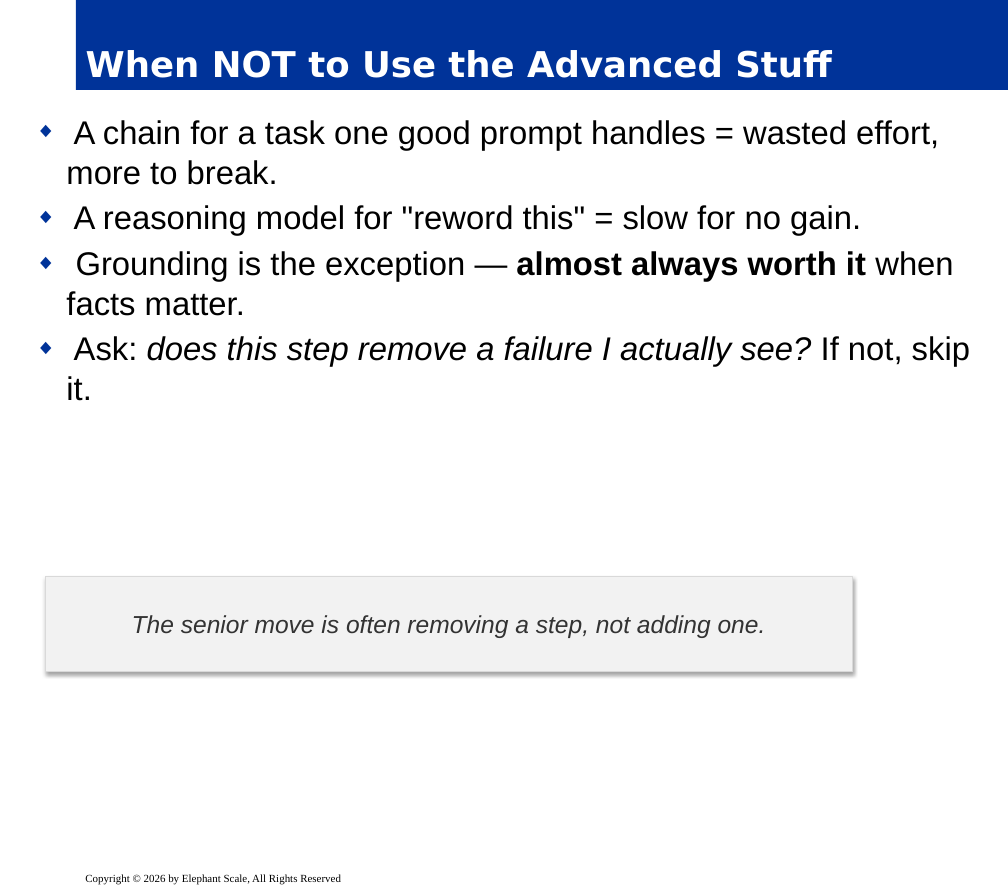
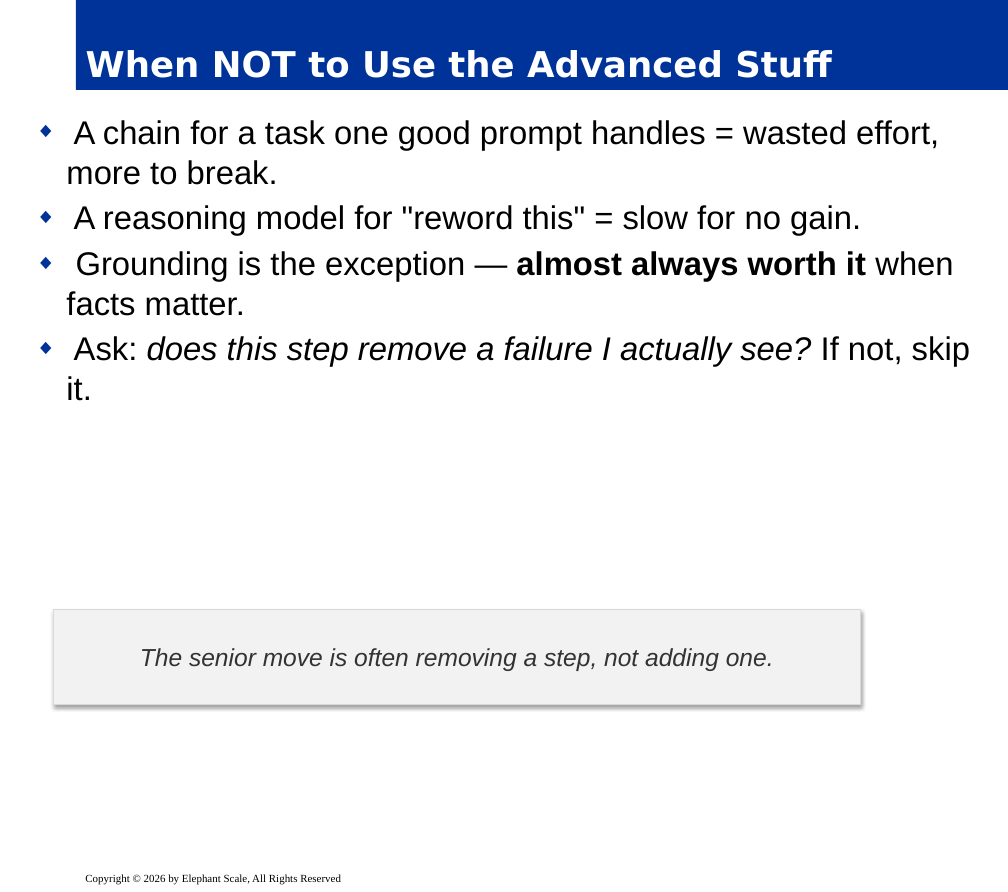
Before and after one commit to elephantscale/Prompt_Engineering_for_Business_Professionals, a slide deck: slide 10 of slides/release/04-advanced-techniques.pptx. Drawn at 1008x892 pixels with LibreOffice and Linux fonts; fonts in the diff are those of the drawing; background and template pictures are left out. Boxes give left, top, right and bottom in pixels: in the first picture for what was removed or moved away, otherwise in the second. Text is boxed around its words. In the diff, an @@ line names an element or a change of style, - is before the commit and + after.

```diff
--- a/slides/release/04-advanced-techniques.pptx
+++ b/slides/release/04-advanced-techniques.pptx
@@ rectangle "The senior move is often ..." moved from (x1=45, y1=577, x2=853, y2=672) to (x1=53, y1=610, x2=860, y2=704) @@
```
Also in this commit, not shown: 7 other slides changed.
